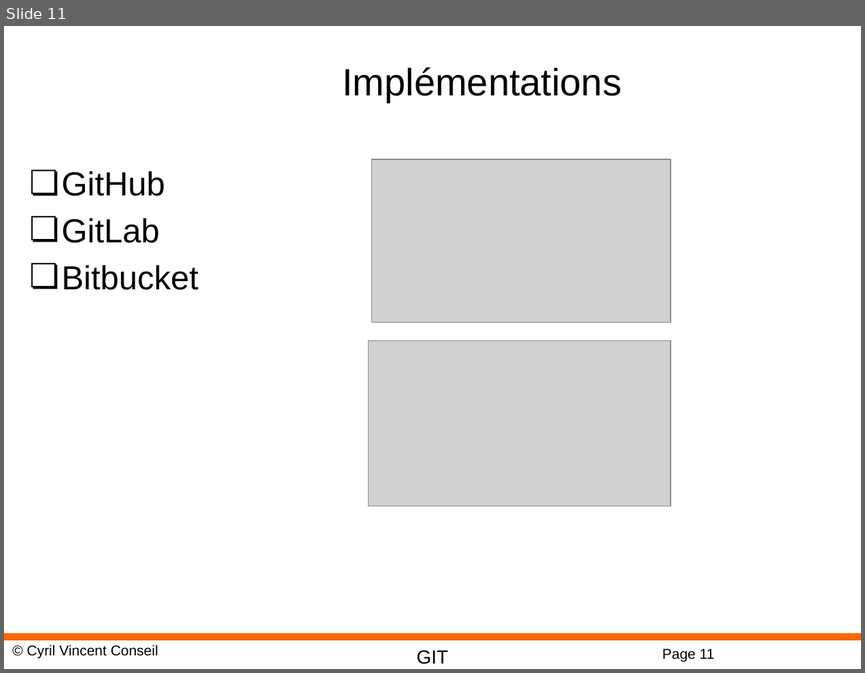
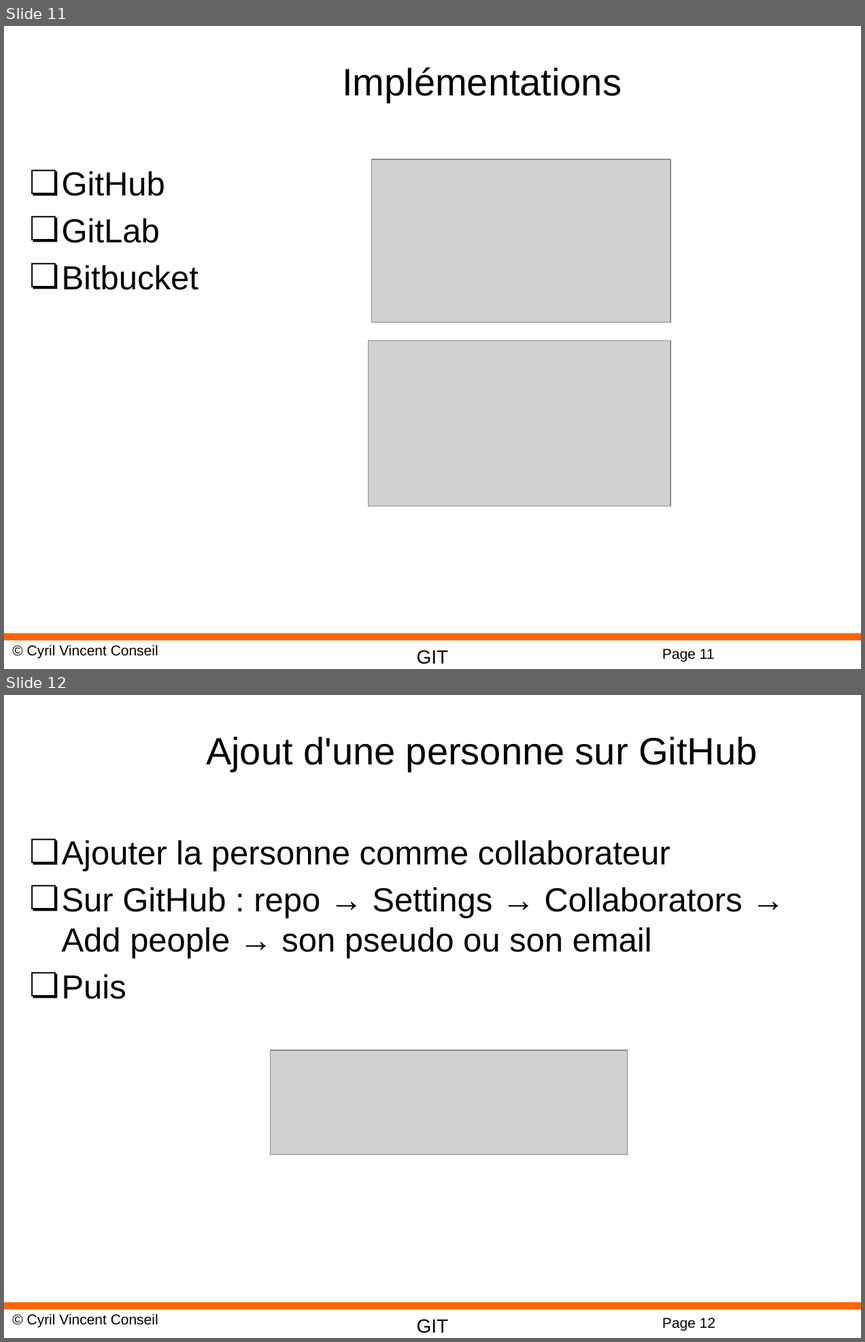
Before and after one commit to cyrilvincent/cicd, a slide deck: ppt/CICD04-Git.pptx. Shown one above the other, each under a label of ours: slide 11 before the commit, slides 11 and 12 after it. The pictures are 865x673 and 865x1342 pixels, drawn with LibreOffice and Linux fonts; fonts in the diff are those of the drawing; grey boxes stand for pictures; background and template pictures are left out. Boxes give left, top, right and bottom in pixels: in the first picture for what was removed or moved away, otherwise in the second. Text is boxed around its words. In the diff, an @@ line names an element or a change of style, - is before the commit and + after.

```diff
--- a/ppt/CICD04-Git.pptx
+++ b/ppt/CICD04-Git.pptx
@@ slide 12 added at [4,695,861,1338], background #FFFFFF; not listed: 4 template elements that a slide beside it also shows @@
@@ title added at [206,736,757,772], 32 pt, text #000000 @@
+Ajout d'une personne sur GitHub
@@ text added at [62,840,742,999], 28 pt, text #000000 @@
+❏ Ajouter la personne comme collaborateur
+❏ Sur GitHub : repo → Settings → Collaborators → Add people → son pseudo ou son email
+❏ Puis
@@ picture added at [271,1050,628,1154] @@
```
Also in this commit, not shown: 2 other files.
